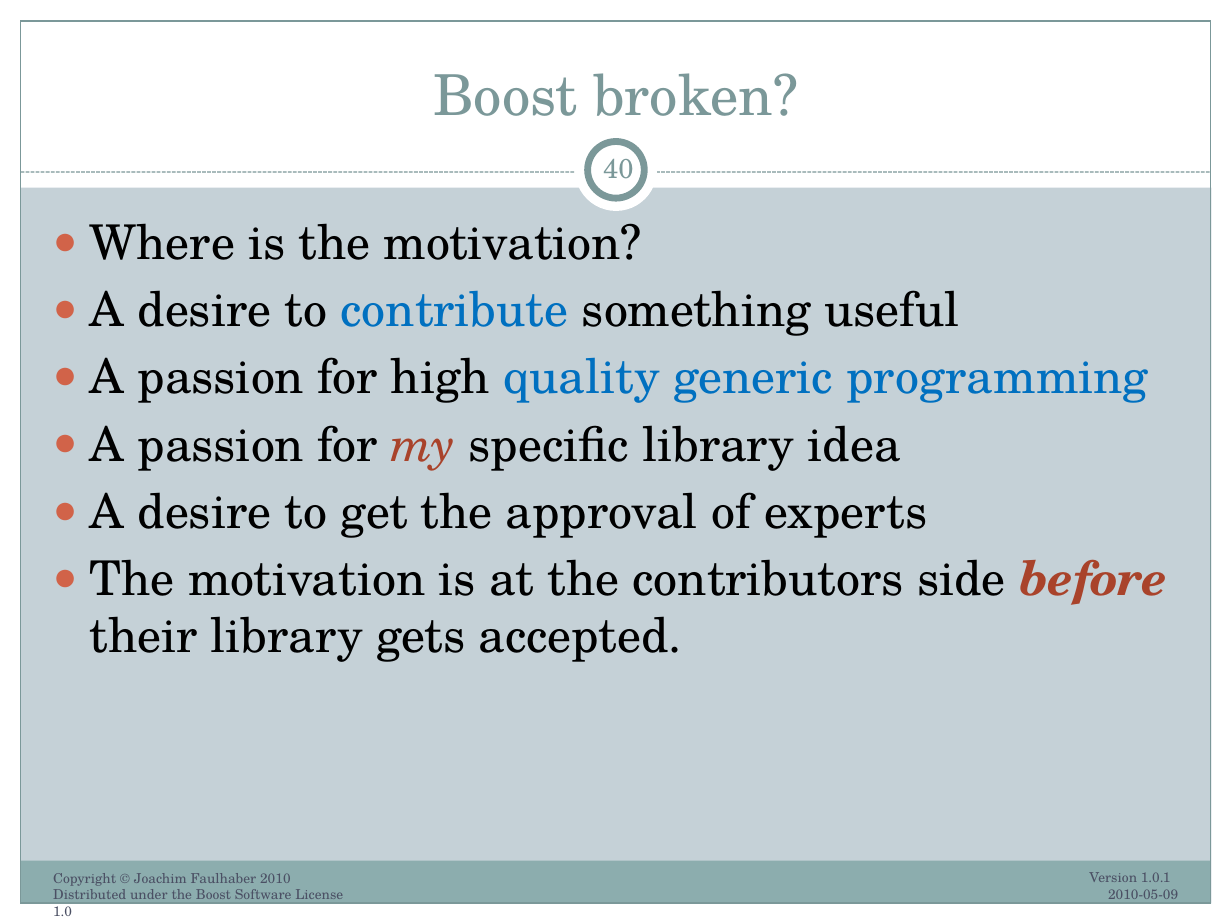
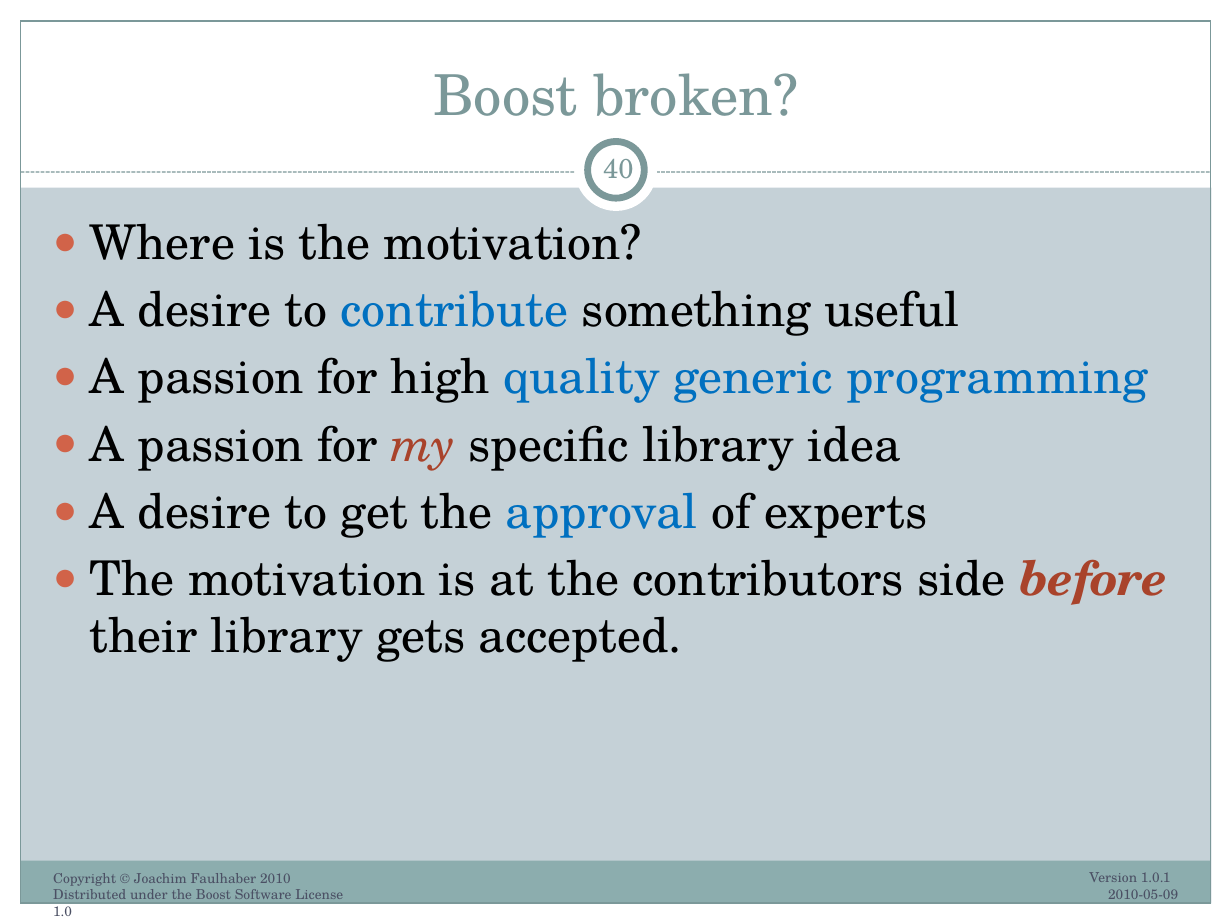
Before and after one commit to ryppl/boost-history, a slide deck: slide 40 of itl/libs/validate/doc/boostcon2010/BoostAlabaster.pptx. Drawn at 1232x924 pixels with LibreOffice and Linux fonts; fonts in the diff are those of the drawing. Boxes give left, top, right and bottom in pixels: in the first picture for what was removed or moved away, otherwise in the second. Text is boxed around its words. In the diff, an @@ line names an element or a change of style, - is before the commit and + after.

Commit message:
Modified presentation Boost.Alabaster. Minor code changes.
SVN-Revision: 61909

```diff
--- a/itl/libs/validate/doc/boostcon2010/BoostAlabaster.pptx
+++ b/itl/libs/validate/doc/boostcon2010/BoostAlabaster.pptx
@@ text at (90,492,927,538): text colour #000000 to #0070C0 in "approval" @@
```
Also in this commit, not shown: 1 other slide changed, 3 other files.
